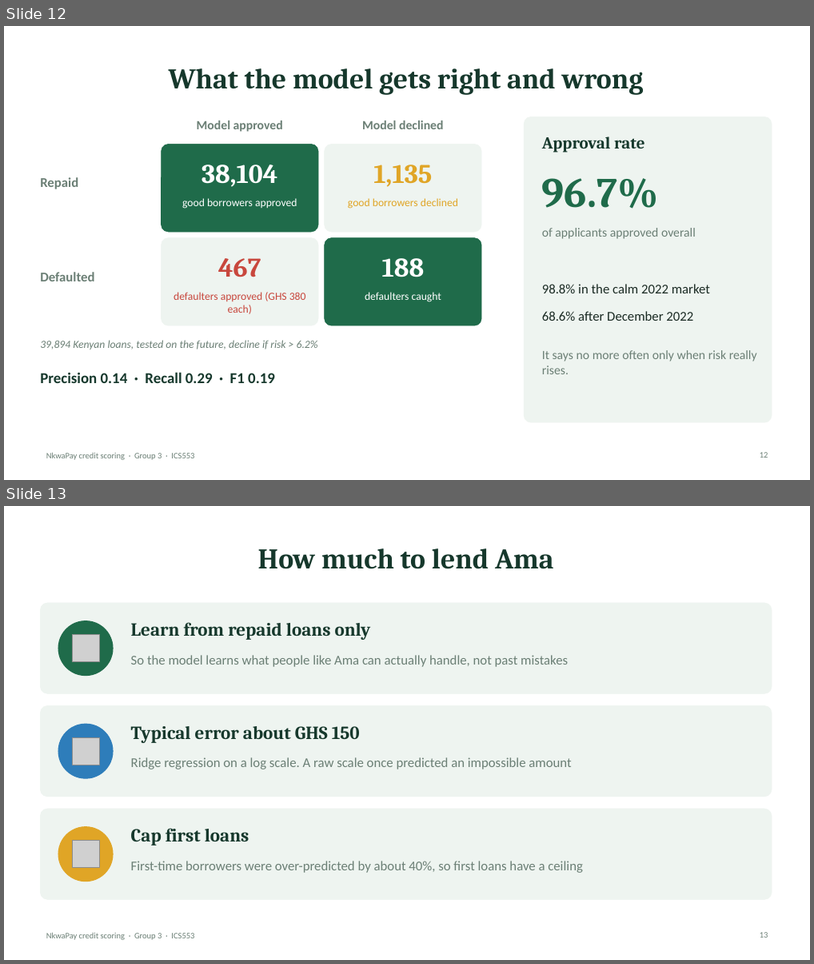
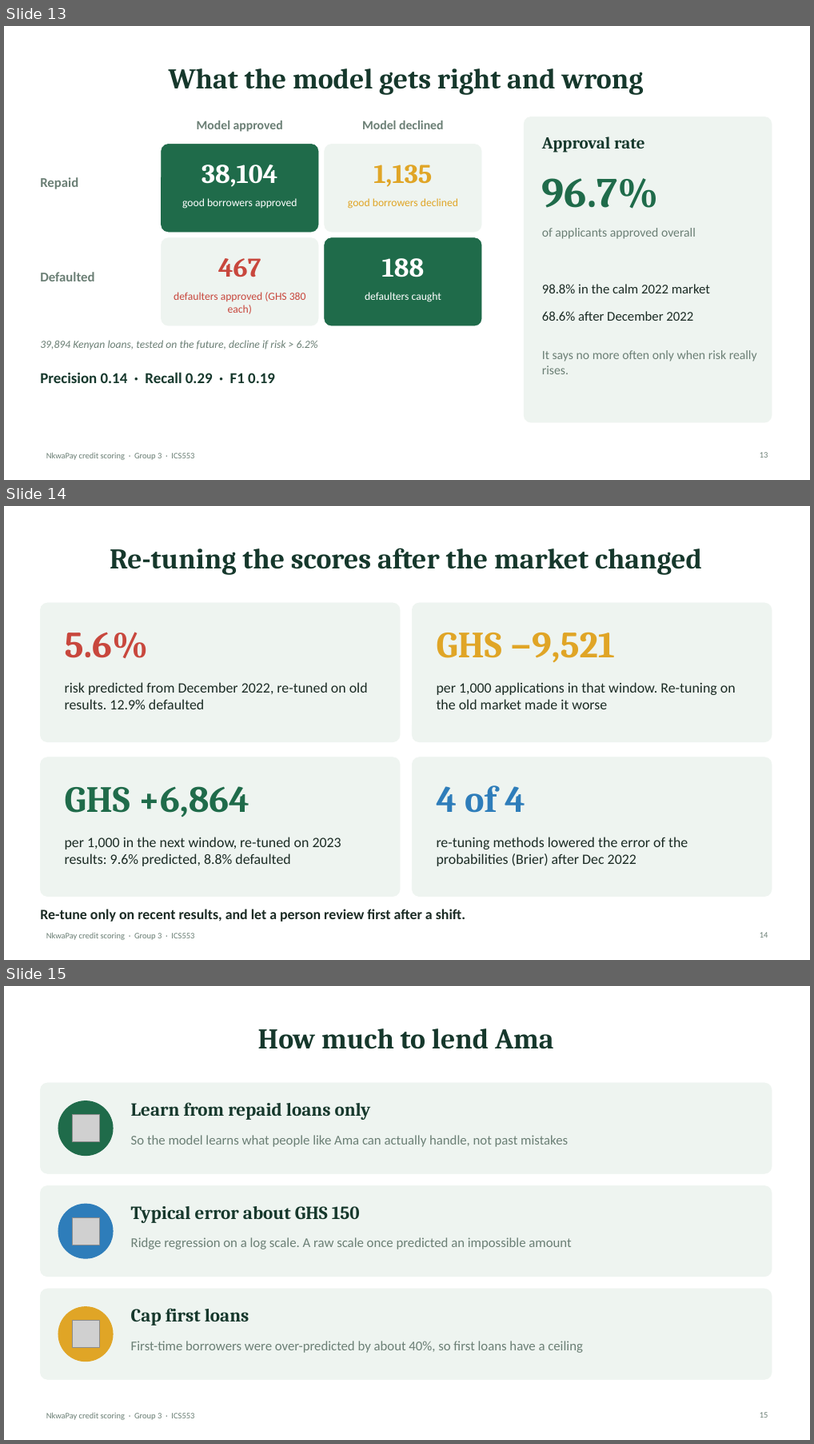
Before and after one commit to ASU-MICS-2028/mle-group-3-prosit-2, a slide deck: slides/NkwaPay_Debrief_Simple.pptx. Shown one above the other, each under a label of ours: slides 12 and 13 before the commit, slides 13, 14 and 15 after it. The pictures are 814x964 and 814x1444 pixels, drawn with LibreOffice and Linux fonts; fonts in the diff are those of the drawing; grey boxes stand for pictures. Boxes give left, top, right and bottom in pixels: in the first picture for what was removed or moved away, otherwise in the second. Text is boxed around its words. In the diff, an @@ line names an element or a change of style, - is before the commit and + after.

```diff
--- a/slides/NkwaPay_Debrief_Simple.pptx
+++ b/slides/NkwaPay_Debrief_Simple.pptx
@@ slide 14 added at box(4, 506, 810, 960), background #FFFFFF; not listed: 1 template element that a slide beside it also shows @@
@@ title added at box(110, 548, 702, 575), 34 pt, text #16382C, bold @@
+Re-tuning the scores after the market changed
@@ rounded rectangle added at box(40, 603, 400, 742), fill #EEF4F0, outline #EEF4F0 0.5 pt @@
@@ rounded rectangle added at box(412, 603, 772, 742), fill #EEF4F0, outline #EEF4F0 0.5 pt @@
@@ text added at box(65, 632, 149, 658), 44 pt, text #C8473D, bold @@
+5.6%
@@ text added at box(437, 632, 615, 663), 44 pt, text #E0A526, bold @@
+GHS −9,521
@@ text added at box(65, 682, 368, 709), 17 pt, text #1B2B24 @@
+risk predicted from December 2022, re-tuned on old results. 12.9% defaulted
@@ text added at box(437, 682, 736, 709), 17 pt, text #1B2B24 @@
+per 1,000 applications in that window. Re-tuning on the old market made it worse
@@ rounded rectangle added at box(40, 757, 400, 896), fill #EEF4F0, outline #EEF4F0 0.5 pt @@
@@ rounded rectangle added at box(412, 757, 772, 896), fill #EEF4F0, outline #EEF4F0 0.5 pt @@
@@ text added at box(65, 786, 250, 816), 44 pt, text #1F6B4A, bold @@
+GHS +6,864
@@ text added at box(437, 785, 526, 812), 44 pt, text #2E7DBA, bold @@
+4 of 4
@@ text added at box(65, 836, 342, 866), 17 pt, text #1B2B24 @@
+per 1,000 in the next window, re-tuned on 2023 results: 9.6% predicted, 8.8% defaulted
@@ text added at box(437, 836, 688, 866), 17 pt, text #1B2B24 @@
+re-tuning methods lowered the error of the probabilities (Brier) after Dec 2022
@@ text added at box(40, 908, 466, 921), 17 pt, text #1B2B24, bold @@
+Re-tune only on recent results, and let a person review first after a shift.
@@ page number added at box(760, 932, 769, 937), 10 pt, text #6B7F75 @@
+14
@@ what was slide 12 is now slide 13 @@
@@ what was slide 13 is now slide 15 @@
```
Also in this commit, not shown: 5 slides changed, 2 other slides added, 2 other files.
